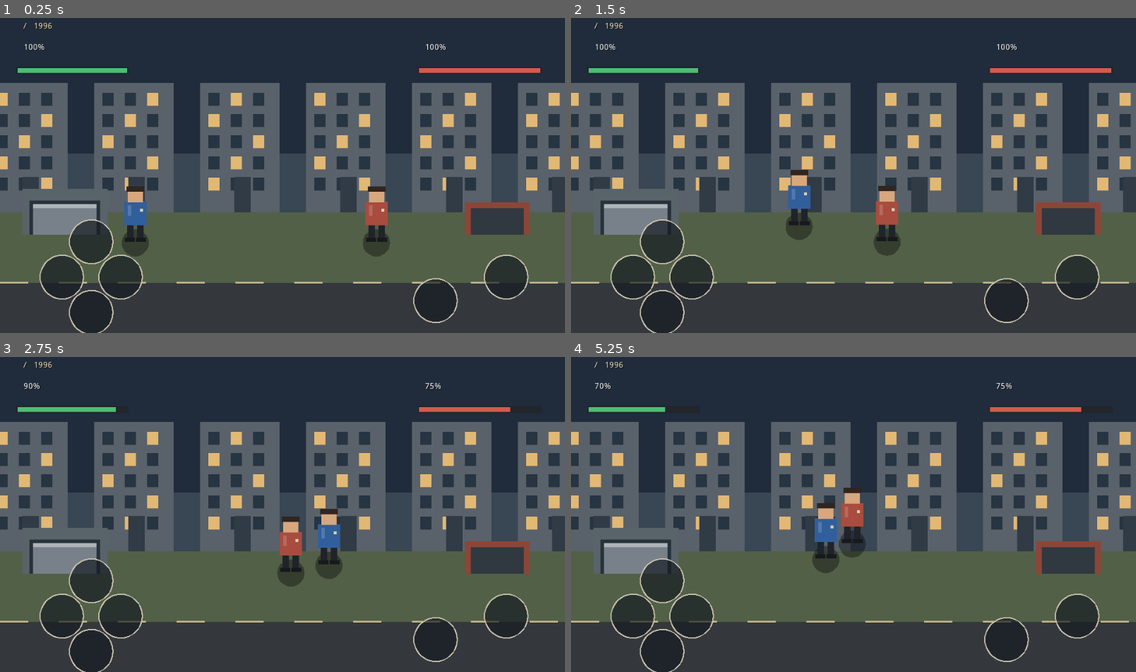
Above: before the commit, frames 1-4 (two rows, left to right).
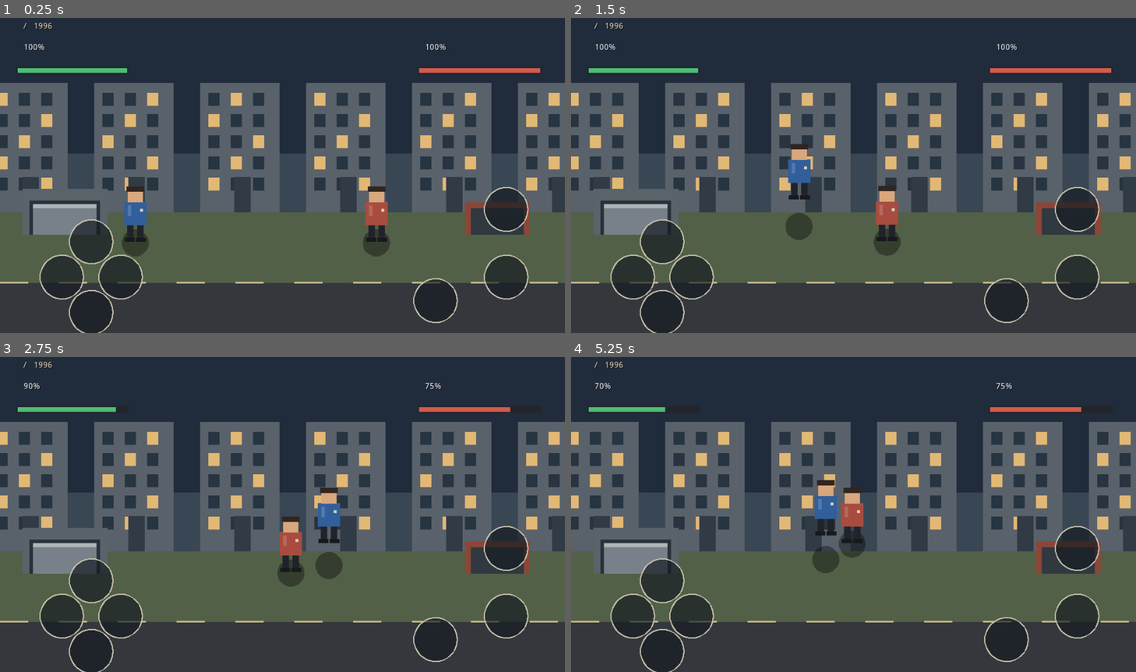
Above: after the commit, the same moments.

Repository: pf231rich-rgb/dvor-na-dvor-kazan-1996
Game: Godot game, scene res://scenes/Main.tscn
The game is run twice, just before and just after one commit, with the same random seed, the same clock (stepped at 60 frames per second) and the same inputs.
Inputs (mouse positions are in pixels of both pictures, inside the frame that each line leads up to):
- Up to frame 1 (0.25 s): no input
- Up to frame 2 (1.5 s): tap Enter at 0.5 s; move the mouse to (977, 159) at 0.52 s; hold D 0.53-1.25 s; hold K 0.53-1.25 s; click (977, 159) at 0.67 s; tap Space at 0.77 s; drag from (740, 191) to (825, 238) at 1.27 s
- Up to frame 3 (2.75 s): move the mouse to (339, 442) at 2.02 s; hold D from 2.03 s (still down); hold J from 2.03 s (still down); tap K at 2.3 s
- Up to frame 4 (5.25 s): release D at 2.75 s; release J at 2.75 s; drag from (825, 577) to (684, 464) at 2.77 s; move the mouse to (1023, 561) at 3.52 s; hold A 3.53-4.25 s; hold K 3.53-4.25 s; tap R at 3.6 s; tap Space at 3.77, 5 s; drag from (684, 464) to (768, 432) at 4.27 s; move the mouse to (881, 514) at 5.02 s; hold S from 5.03 s (still down); hold K from 5.03 s (still down); click (881, 514) at 5.17 s

The runs differ from the first frame. In frame 1, 0.5% of the frame differs, in the area x 85-94%, y 53-68%; in frame 2, 1.4%, in the area x 38-94%, y 39-68%; in frame 3, 1.3%; in frame 4, 1.4%.

Commit message:
Add jump mechanic and mobile jump button

Diff:
--- a/godot-ios/scripts/main.gd
+++ b/godot-ios/scripts/main.gd
@@ -13,6 +13,8 @@
 var facing = 1
 var attack_timer = 0.0
 var enemy_attack_timer = 0.0
+var jump_time = 0.0
+var jump_height = 0.0
 var game_over = false
 var win = false
 var touch_actions = {}
@@ -39,7 +41,7 @@
     result_label.align = Label.ALIGN_CENTER
     restart_label.align = Label.ALIGN_CENTER
 
-    var captions = ["◀", "▶", "▲", "▼", "УДАР", "БЛОК"]
+    var captions = ["◀", "▶", "▲", "▼", "УДАР", "БЛОК", "ПРЫЖОК"]
     for caption in captions:
         var label = _new_label(caption, Color("#ffffff"), 17)
         label.align = Label.ALIGN_CENTER
@@ -69,7 +71,8 @@
         Vector2(155, s.y - 155),
         Vector2(155, s.y - 35),
         Vector2(s.x - 100, s.y - 95),
-        Vector2(s.x - 220, s.y - 55)
+        Vector2(s.x - 220, s.y - 55),
+        Vector2(s.x - 100, s.y - 210)
     ]
     for i in range(button_labels.size()):
         button_labels[i].rect_position = centers[i] - Vector2(38, 20)
@@ -87,6 +90,8 @@
         return
 
     attack_timer = max(0.0, attack_timer - delta)
+    jump_time = max(0.0, jump_time - delta)
+    jump_height = sin((1.0 - jump_time / 0.58) * PI) * 46.0 if jump_time > 0.0 else 0.0
     enemy_attack_timer = max(0.0, enemy_attack_timer - delta)
 
     var move = Vector2.ZERO
@@ -107,6 +112,9 @@
 
     player_pos.x = clamp(player_pos.x, 45.0, WORLD_W - 45.0)
     player_pos.y = clamp(player_pos.y, 285.0, 440.0)
+
+    if (Input.is_key_pressed(KEY_K) or _touch("jump")) and jump_time <= 0.0:
+        jump_time = 0.58
 
     var wants_attack = Input.is_key_pressed(KEY_J) or Input.is_key_pressed(KEY_SPACE) or _touch("attack")
     if wants_attack and attack_timer <= 0.0:
@@ -161,7 +169,9 @@
         if x < 0.19:
             return "left"
         return "right"
-    if x > 0.78 and y > 0.62:
+    if x > 0.78 and y < 0.68:
+        return "jump"
+    if x > 0.78 and y >= 0.68:
         return "attack"
     if x > 0.60 and y > 0.72:
         return "block"
@@ -196,7 +206,7 @@
     draw_rect(Rect2(800, 328, 90, 45), Color("#303840"))
 
     _draw_fighter(enemy_pos, false, enemy_hp <= 0)
-    _draw_fighter(player_pos, true, false)
+    _draw_fighter(player_pos, true, false, jump_height)
 
     # Health bars.
     draw_rect(Rect2(28, 88, 190, 12), Color("#22252b"))
@@ -208,13 +218,14 @@
     var centers = [
         Vector2(105, h - 95), Vector2(205, h - 95),
         Vector2(155, h - 155), Vector2(155, h - 35),
-        Vector2(w - 100, h - 95), Vector2(w - 220, h - 55)
+        Vector2(w - 100, h - 95), Vector2(w - 220, h - 55),
+        Vector2(w - 100, h - 210)
     ]
     for center in centers:
         draw_circle(center, 37, Color(0.08, 0.10, 0.13, 0.68))
         draw_arc(center, 37, 0, PI * 2, 32, Color("#c9c2ad"), 2.0)
 
-func _draw_fighter(pos, is_player, defeated):
+func _draw_fighter(pos, is_player, defeated, height = 0.0):
     if defeated:
         return
     var body = Color("#315f9b") if is_player else Color("#a84c3f")
@@ -222,15 +233,16 @@
     var x = pos.x
     var y = pos.y
     draw_circle(Vector2(x, y + 22), 23, Color(0, 0, 0, 0.35))
-    draw_rect(Rect2(x - 14, y - 10, 11, 28), Color("#20232a"))
-    draw_rect(Rect2(x + 3, y - 10, 11, 28), Color("#20232a"))
-    draw_rect(Rect2(x - 18, y + 13, 17, 7), Color("#17191d"))
-    draw_rect(Rect2(x + 1, y + 13, 17, 7), Color("#17191d"))
-    draw_rect(Rect2(x - 19, y - 48, 38, 40), body)
-    draw_rect(Rect2(x - 13, y - 70, 26, 23), skin)
-    draw_rect(Rect2(x - 15, y - 74, 30, 9), Color("#30251f"))
-    draw_rect(Rect2(x - 13, y - 42, 6, 18), Color(1, 1, 1, 0.16))
-    draw_rect(Rect2(x + 8, y - 36, 5, 5), Color("#d8d0b5"))
+    var body_y = y - height
+    draw_rect(Rect2(x - 14, body_y - 10, 11, 28), Color("#20232a"))
+    draw_rect(Rect2(x + 3, body_y - 10, 11, 28), Color("#20232a"))
+    draw_rect(Rect2(x - 18, body_y + 13, 17, 7), Color("#17191d"))
+    draw_rect(Rect2(x + 1, body_y + 13, 17, 7), Color("#17191d"))
+    draw_rect(Rect2(x - 19, body_y - 48, 38, 40), body)
+    draw_rect(Rect2(x - 13, body_y - 70, 26, 23), skin)
+    draw_rect(Rect2(x - 15, body_y - 74, 30, 9), Color("#30251f"))
+    draw_rect(Rect2(x - 13, body_y - 42, 6, 18), Color(1, 1, 1, 0.16))
+    draw_rect(Rect2(x + 8, body_y - 36, 5, 5), Color("#d8d0b5"))
 
 func _unhandled_key_input(event):
     if event is InputEventKey and event.pressed and event.scancode == KEY_R and game_over:
